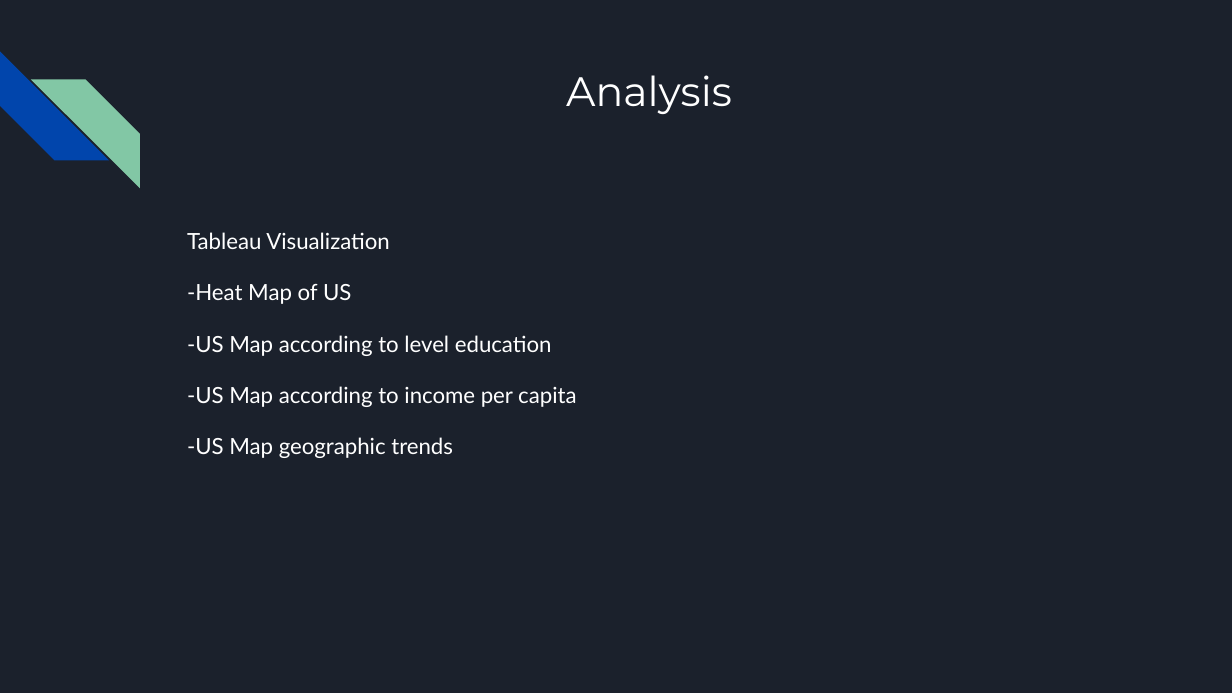
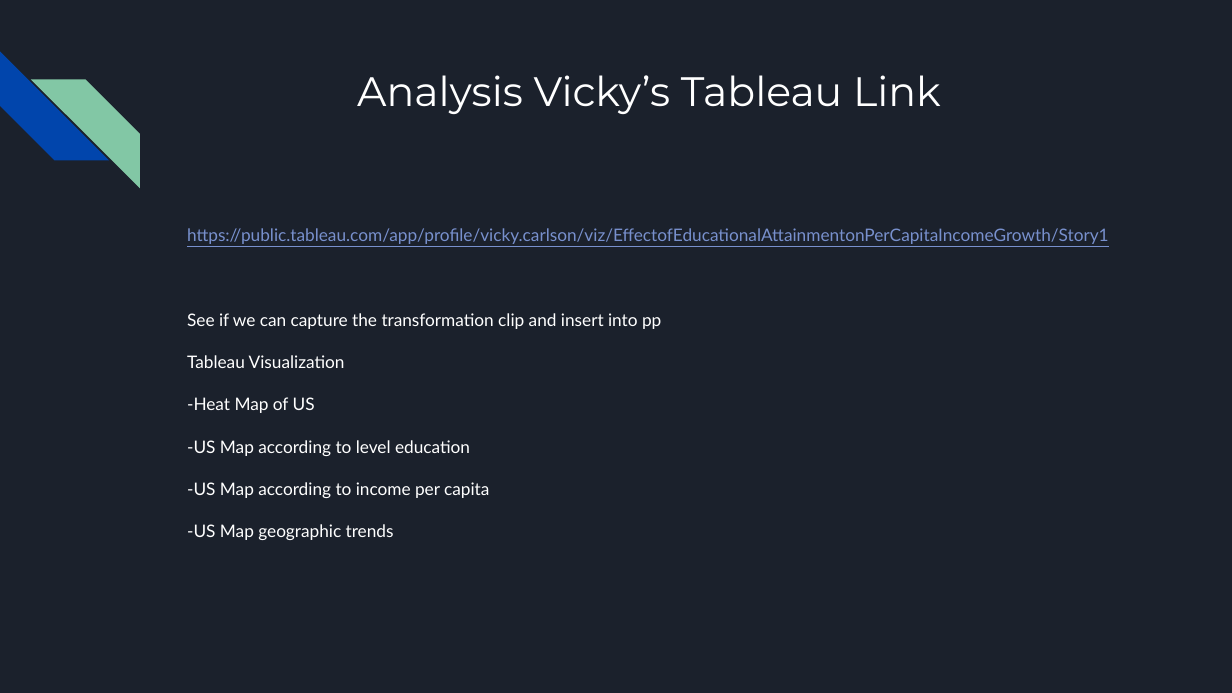
Before and after one commit to VickyCarlson/PCI_Growth, a slide deck: slide 11 of Effect of Educational Attainment on per Capita Growth by State.pptx (slide 10 before the commit). Drawn at 1232x693 pixels with LibreOffice and Linux fonts; fonts in the diff are those of the drawing. Boxes give left, top, right and bottom in pixels: in the first picture for what was removed or moved away, otherwise in the second. Text is boxed around its words. In the diff, an @@ line names an element or a change of style, - is before the commit and + after.

```diff
--- a/Effect of Educational Attainment on per Capita Growth by State.pptx
+++ b/Effect of Educational Attainment on per Capita Growth by State.pptx
@@ title at <box>357,75,941,114</box>: text changed @@
-Analysis
+Analysis Vicky’s Tableau Link
@@ text at <box>187,228,1109,329</box>: paragraphs added @@
+https://public.tableau.com/app/profile/vicky.carlson/viz/EffectofEducationalAttainmentonPerCapitaIncomeGrowth/Story1
+See if we can capture the transformation clip and insert into pp
@@ text at <box>187,355,489,540</box>: size 13 to 10.1 pt in "Tableau Visualization", "-Heat Map of US", "-US Map according to level education", "-US Map according to income per capita" and 1 more places; line spacing 1.15 to 1.05; more space between paragraphs @@
```
Also in this commit, not shown: 1 other slide changed, 1 slide added, 1 other file.
